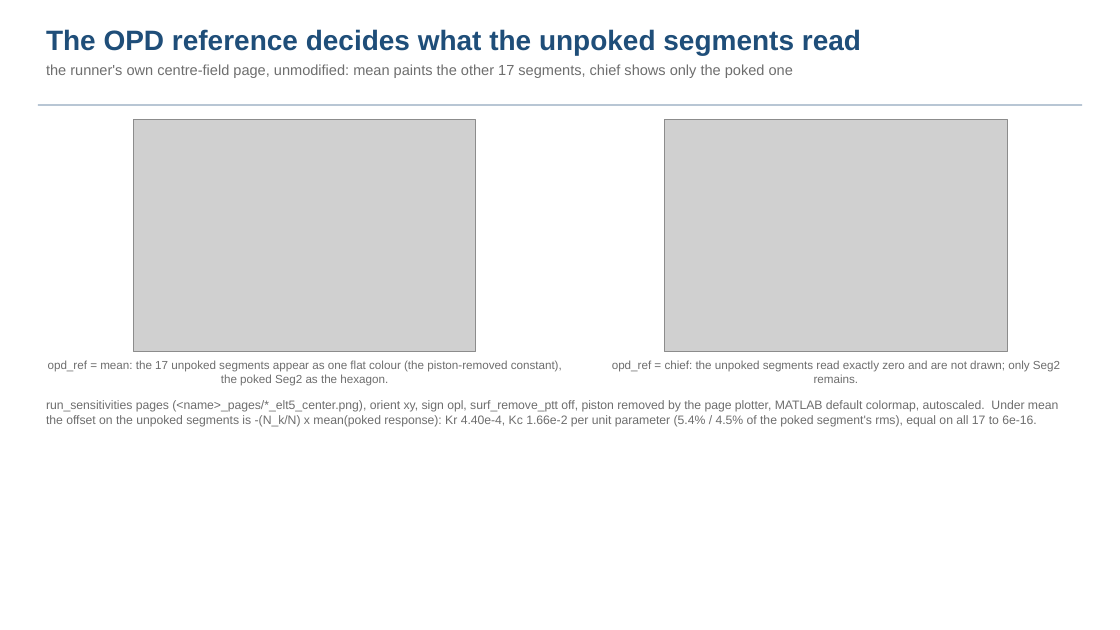
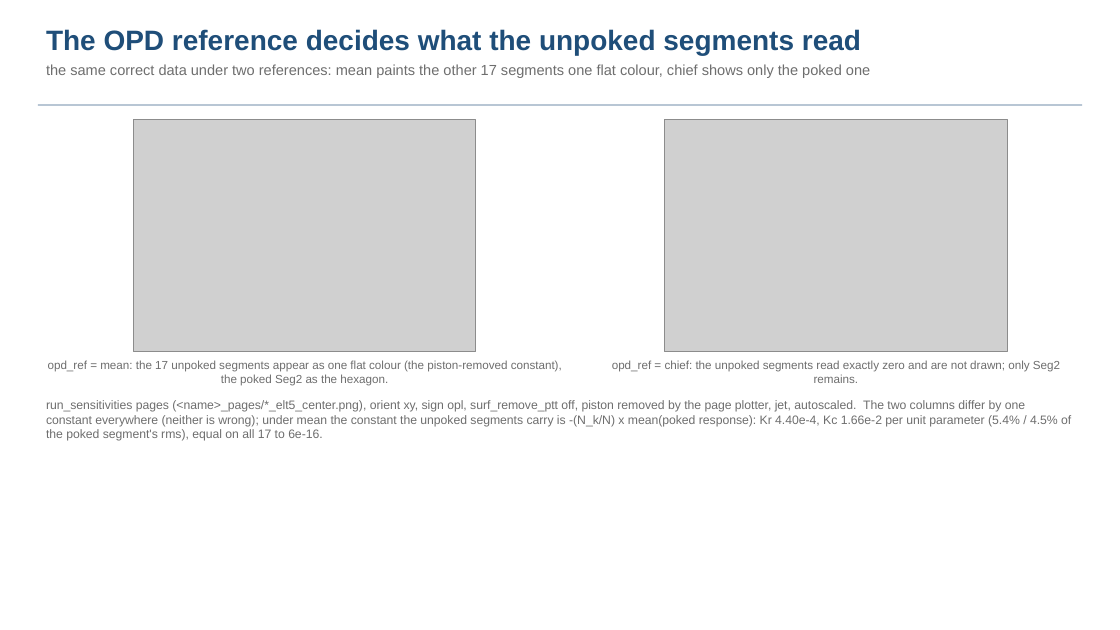
Before and after one commit to nasa-jpl/macos, a slide deck: slide 2 of demo_session/deck_dwdsurf_options.pptx. Drawn at 1120x630 pixels with LibreOffice and Linux fonts; fonts in the diff are those of the drawing; grey boxes stand for pictures. Boxes give left, top, right and bottom in pixels: in the first picture for what was removed or moved away, otherwise in the second. Text is boxed around its words. In the diff, an @@ line names an element or a change of style, - is before the commit and + after.

```diff
--- a/demo_session/deck_dwdsurf_options.pptx
+++ b/demo_session/deck_dwdsurf_options.pptx
@@ text at (x1=46, y1=64, x2=870, y2=78): text changed @@
-the runner's own centre-field page, unmodified: mean paints the other 17 segments, chief shows only the poked one
+the same correct data under two references: mean paints the other 17 segments one flat colour, chief shows only the poked one
@@ text at (x1=46, y1=400, x2=1071, y2=441): text changed @@
-run_sensitivities pages (<name>_pages/*_elt5_center.png), orient xy, sign opl, surf_remove_ptt off, piston removed by the page plotter, MATLAB default colormap, autoscaled. Under mean the offset on the unpoked segments is -(N_k/N) x mean(poked response): Kr 4.40e-4, Kc 1.66e-2 per unit parameter (5.4% / 4.5% of the poked segment's rms), equal on all 17 to 6e-16.
+run_sensitivities pages (<name>_pages/*_elt5_center.png), orient xy, sign opl, surf_remove_ptt off, piston removed by the page plotter, jet, autoscaled. The two columns differ by one constant everywhere (neither is wrong); under mean the constant the unpoked segments carry is -(N_k/N) x mean(poked response): Kr 4.40e-4, Kc 1.66e-2 per unit parameter (5.4% / 4.5% of the poked segment's rms), equal on all 17 to 6e-16.
```
Also in this commit, not shown: 4 other slides changed, 9 other files.
